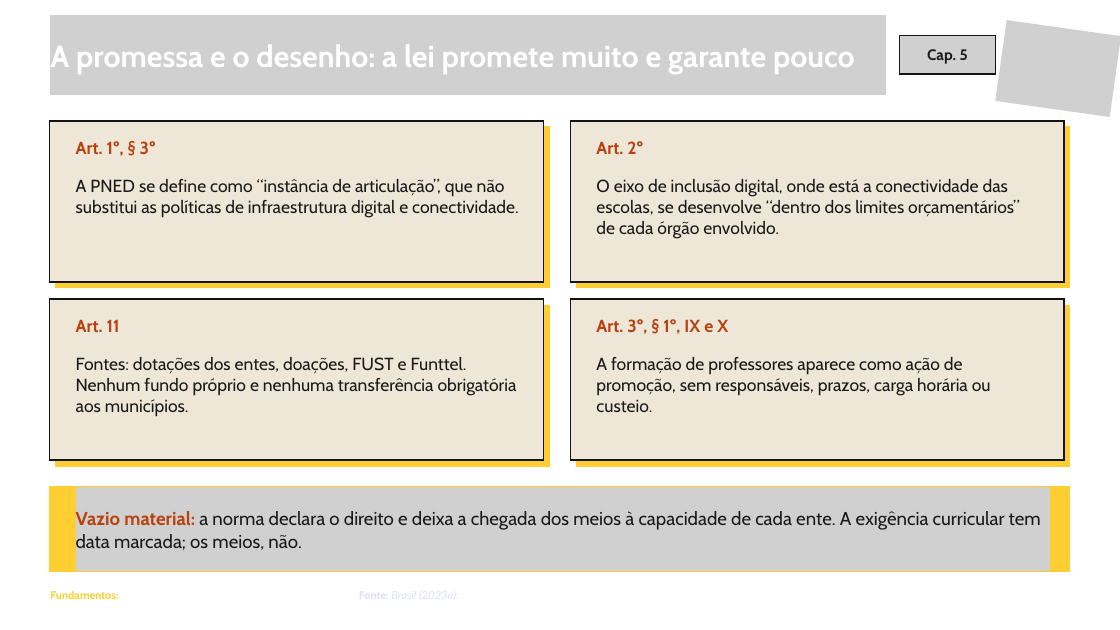
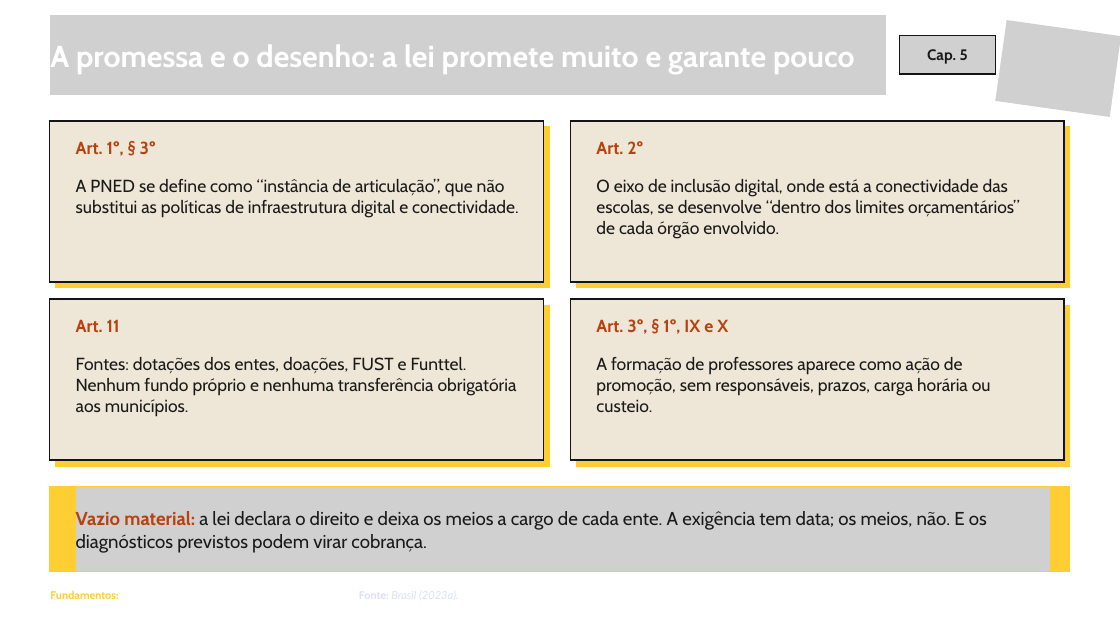
Before and after one commit to yzynya-beep/Tese, a slide deck: slide 15 of apresentacao_qualificacao/Seminario_qualificacao_20_slides_novo_projeto.pptx. Drawn at 1120x630 pixels with LibreOffice and Linux fonts; fonts in the diff are those of the drawing; grey boxes stand for pictures; background and template pictures are left out. Boxes give left, top, right and bottom in pixels: in the first picture for what was removed or moved away, otherwise in the second. Text is boxed around its words. In the diff, an @@ line names an element or a change of style, - is before the commit and + after.

```diff
--- a/apresentacao_qualificacao/Seminario_qualificacao_20_slides_novo_projeto.pptx
+++ b/apresentacao_qualificacao/Seminario_qualificacao_20_slides_novo_projeto.pptx
@@ text at bbox=[76, 511, 987, 553]: text changed @@
-Vazio material: a norma declara o direito e deixa a chegada dos meios à capacidade de cada ente. A exigência curricular tem data marcada; os meios, não.
+Vazio material: a lei declara o direito e deixa os meios a cargo de cada ente. A exigência tem data; os meios, não. E os diagnósticos previstos podem virar cobrança.
```
Also in this commit, not shown: 10 other slides changed.
